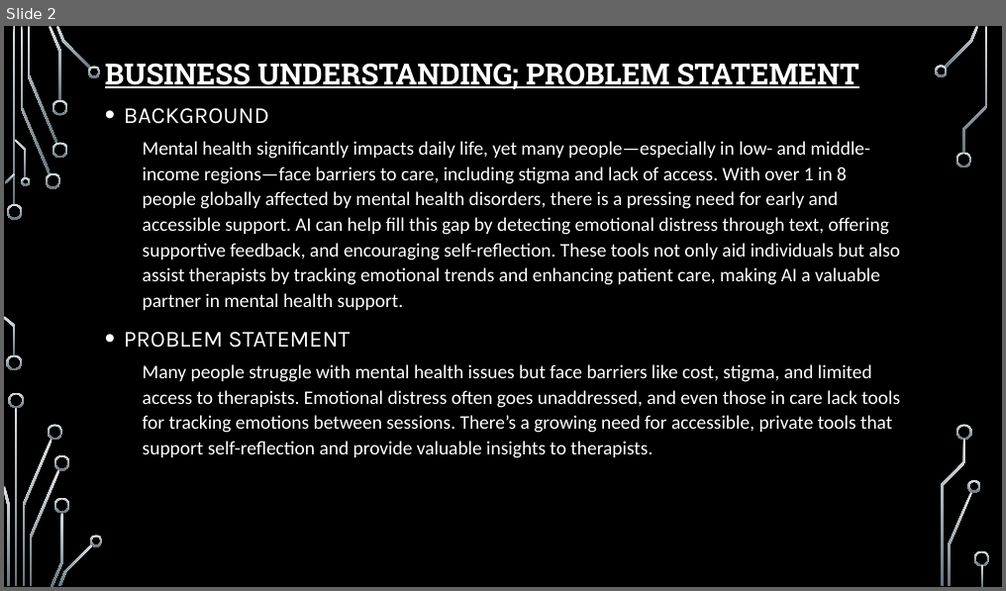
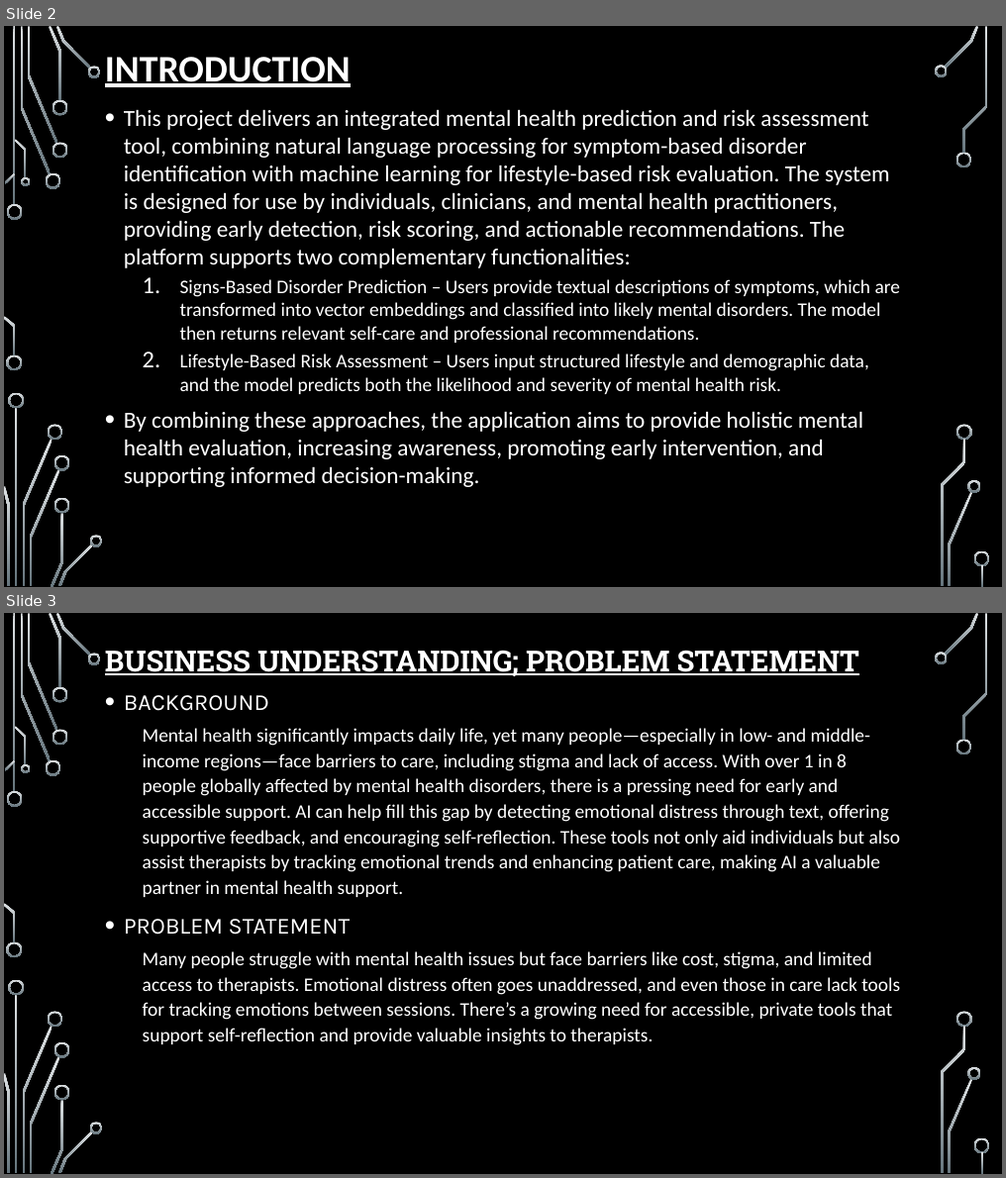
Before and after one commit to Godfrey-249/Phase_5_Project, a slide deck: Mental Health Report.pptx. Shown one above the other, each under a label of ours: slide 2 before the commit, slides 2 and 3 after it. The pictures are 1006x591 and 1006x1178 pixels, drawn with LibreOffice and Linux fonts; fonts in the diff are those of the drawing; background and template pictures are left out. Boxes give left, top, right and bottom in pixels: in the first picture for what was removed or moved away, otherwise in the second. Text is boxed around its words. In the diff, an @@ line names an element or a change of style, - is before the commit and + after.

```diff
--- a/Mental Health Report.pptx
+++ b/Mental Health Report.pptx
@@ slide 2 added at [4, 26, 1002, 587], background picture (left out); not listed: 36 template elements that a slide beside it also shows @@
@@ title added at [105, 57, 350, 87], 36 pt, text #FFFFFF, bold, underline @@
+INTRODUCTION
@@ text added at [124, 109, 900, 487], 22.2 pt, text #FFFFFF @@
+• This project delivers an integrated mental health prediction and risk assessment tool, combining natural language processing for symptom-based disorder identification with machine learning for lifestyle-based risk evaluation. The system is designed for use by individuals, clinicians, and mental health practitioners, providing early detection, risk scoring, and actionable recommendations. The platform supports two complementary functionalities:
+  1. Signs-Based Disorder Prediction – Users provide textual descriptions of symptoms, which are transformed into vector embeddings and classified into likely mental disorders. The model then returns relevant self-care and professional recommendations.
+  2. Lifestyle-Based Risk Assessment – Users input structured lifestyle and demographic data, and the model predicts both the likelihood and severity of mental health risk.
+• By combining these approaches, the application aims to provide holistic mental health evaluation, increasing awareness, promoting early intervention, and supporting informed decision-making.
@@ what was slide 2 is now slide 3 @@
```
Also in this commit, not shown: 9 slides changed, 2 other slides added, 3 other files.
